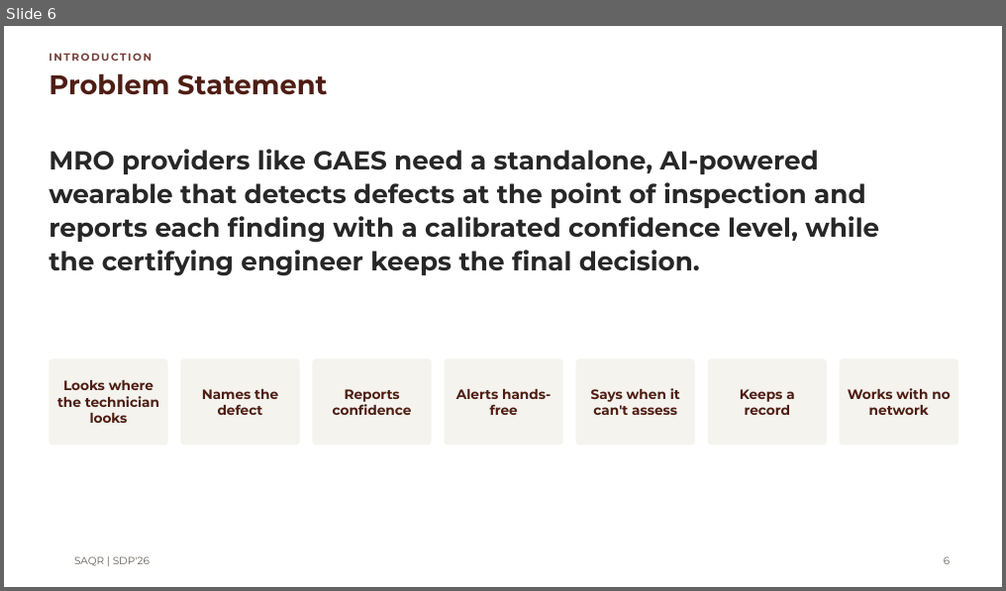
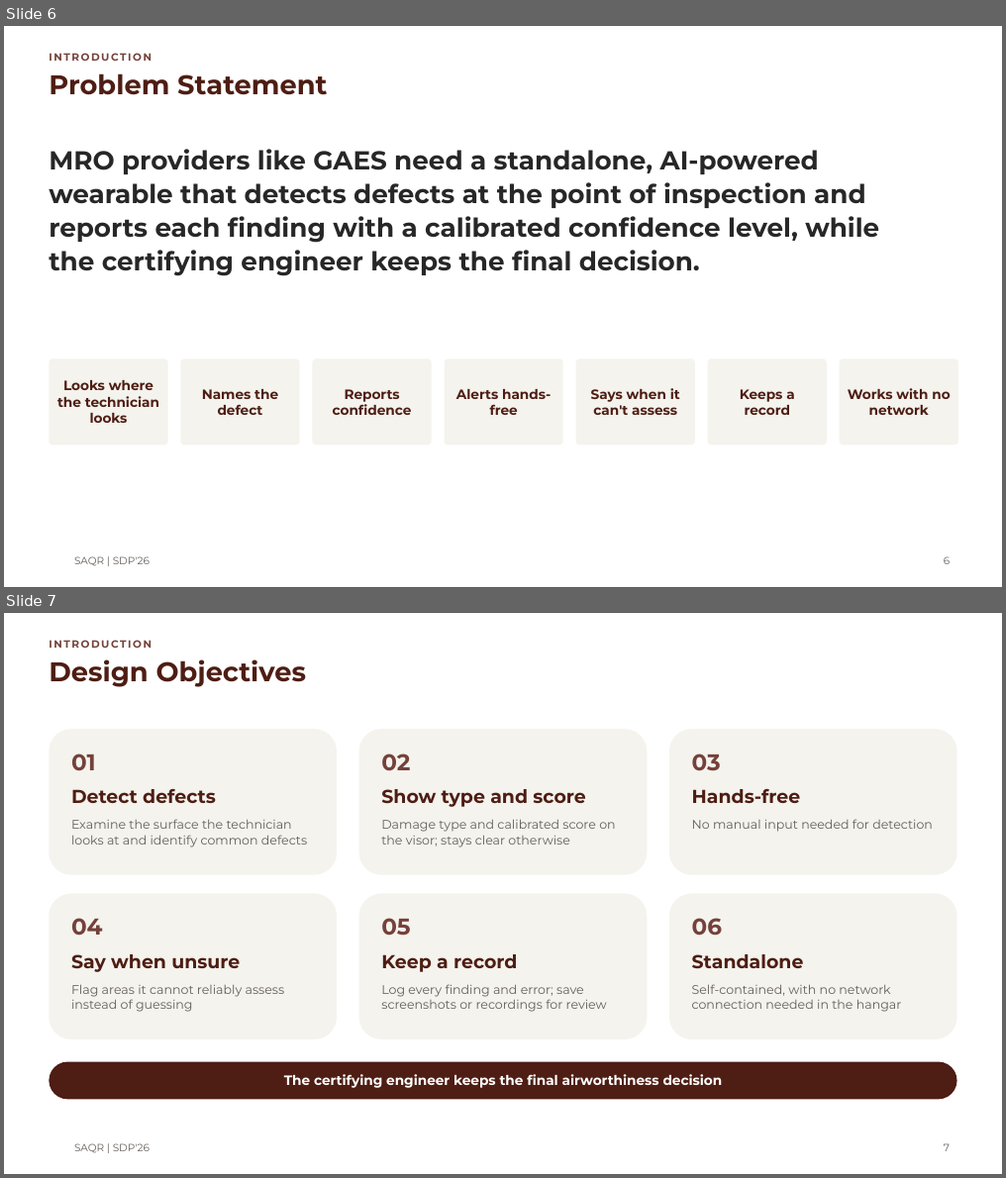
Before and after one commit to MASAR-AUS/SAQR, a slide deck: SAQR CMP490 Presentation.pptx. Shown one above the other, each under a label of ours: slide 6 before the commit, slides 6 and 7 after it. The pictures are 1006x591 and 1006x1178 pixels, drawn with LibreOffice and Linux fonts; fonts in the diff are those of the drawing; background and template pictures are left out. Boxes give left, top, right and bottom in pixels: in the first picture for what was removed or moved away, otherwise in the second. Text is boxed around its words. In the diff, an @@ line names an element or a change of style, - is before the commit and + after.

Commit message:
Presentation: design objectives slide, uniform SDP'26 footer

```diff
--- a/SAQR CMP490 Presentation.pptx
+++ b/SAQR CMP490 Presentation.pptx
@@ slide 7 added at [4, 613, 1002, 1174], background #FFFFFF; not listed: 1 template element that a slide beside it also shows @@
@@ text added at [49, 640, 152, 648], 10 pt, text #75413A, bold @@
+INTRODUCTION
@@ title added at [49, 660, 307, 687], 26 pt, text #4E1D13, bold @@
+Design Objectives
@@ rounded rectangle added at [49, 729, 337, 875], fill #F4F3EE @@
@@ rounded rectangle added at [358, 729, 647, 875], fill #F4F3EE @@
@@ rounded rectangle added at [669, 729, 957, 875], fill #F4F3EE @@
@@ text added at [71, 754, 96, 771], 22 pt, text #75413A, bold @@
+01
@@ text added at [381, 754, 410, 771], 22 pt, text #75413A, bold @@
+02
@@ text added at [692, 754, 721, 771], 22 pt, text #75413A, bold @@
+03
@@ text added at [71, 789, 216, 803], 18 pt, text #4E1D13, bold @@
+Detect defects
@@ text added at [381, 789, 585, 807], 18 pt, text #4E1D13, bold @@
+Show type and score
@@ text added at [692, 789, 801, 803], 18 pt, text #4E1D13, bold @@
+Hands-free
@@ text added at [71, 819, 307, 848], 12 pt, text #665F59 @@
+Examine the surface the technician looks at and identify common defects
@@ text added at [381, 819, 615, 848], 12 pt, text #665F59 @@
+Damage type and calibrated score on the visor; stays clear otherwise
@@ text added at [692, 819, 933, 832], 12 pt, text #665F59 @@
+No manual input needed for detection
@@ rounded rectangle added at [49, 894, 337, 1040], fill #F4F3EE @@
@@ rounded rectangle added at [358, 894, 647, 1040], fill #F4F3EE @@
@@ rounded rectangle added at [669, 894, 957, 1040], fill #F4F3EE @@
@@ text added at [71, 918, 103, 936], 22 pt, text #75413A, bold @@
+04
@@ text added at [381, 918, 410, 936], 22 pt, text #75413A, bold @@
+05
@@ text added at [692, 918, 722, 936], 22 pt, text #75413A, bold @@
+06
@@ text added at [71, 955, 240, 972], 18 pt, text #4E1D13, bold @@
+Say when unsure
@@ text added at [381, 955, 517, 972], 18 pt, text #4E1D13, bold @@
+Keep a record
@@ text added at [692, 955, 804, 969], 18 pt, text #4E1D13, bold @@
+Standalone
@@ text added at [71, 984, 285, 1012], 12 pt, text #665F59 @@
+Flag areas it cannot reliably assess instead of guessing
@@ text added at [381, 984, 607, 1012], 12 pt, text #665F59 @@
+Log every finding and error; save screenshots or recordings for review
@@ text added at [692, 984, 902, 1012], 12 pt, text #665F59 @@
+Self-contained, with no network connection needed in the hangar
@@ rounded rectangle added at [49, 1062, 957, 1100], fill #4E1D13, 13 pt, text #FFFFFF, bold @@
+The certifying engineer keeps the final airworthiness decision
@@ page number added at [944, 1144, 949, 1152], 10 pt, text #665F59 @@
+7
```
Also in this commit, not shown: 11 slides changed.
